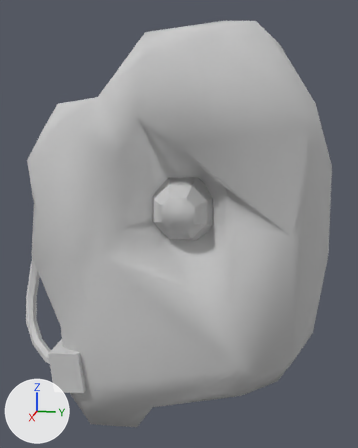
The FBX model Assets/Models/ExternalAgent/Oggetto_Esterno 1.FBX: old version first, new version second.
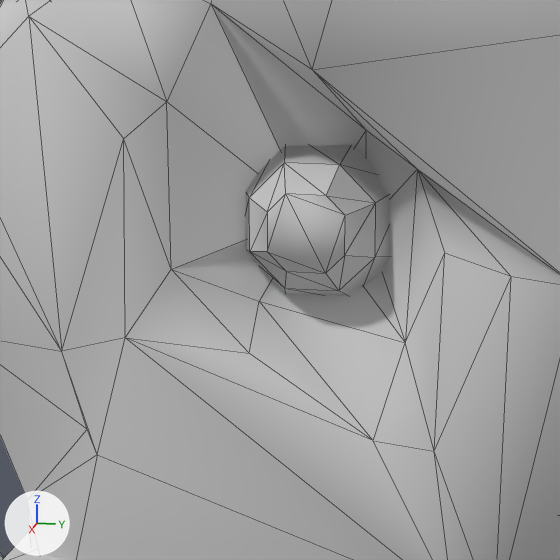
Each version appears first whole from a camera (50 mm lens) standing at (12.02, 2.92, 3.43) and looking at (-0.19, 0.47, 0.37), and next in a close-up on the part from 14% to 79% of the width and 26% to 78% of the height. The lights are fixed; the arrows at lower left show +X, +Y and +Z. The close-ups show mesh edges as thin lines. Where no turn or scale is listed for an object, it has been applied to the vertices.

The first close-up shows 'Agente_esterno_1'.
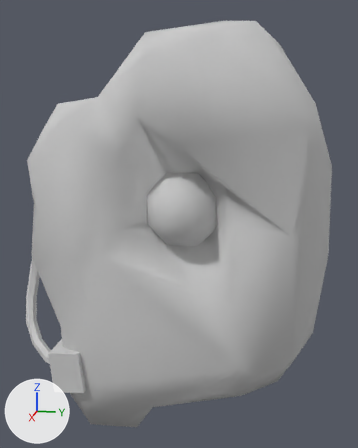
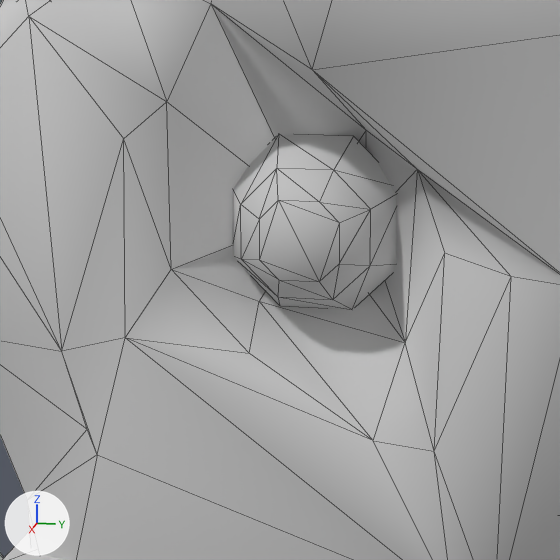
Commit message: re: issues solved OGGETTO ESTERNO 1

What differs and where, as boxes (x1, y1, x2, y2) in the close-ups (560 x 560 px; the box of a moved part takes in the faces that stretch with it):
part 1 of me_mesh, moved or reshaped
    before: (245, 145, 390, 296)
    after: (233, 135, 396, 309)

The change, as a list of edits to the scene's bpy script:
```text
Change me_mesh:
    where me_mesh.from_pydata(...)  # 171 vertices, 312 faces; spans x -1.29..1.26, y -4.11..4.17, z -5.23..5.28
    used by ob_agente_esterno_1; location = (0.0, 0.0, 0.0)
    me_mesh part 1: the loose piece of 24 vertices spanning x -0.24..0.64, y -0.31..1.53, z -0.11..1.74 is moved by (0.34, 0.0, 0.0)
```
